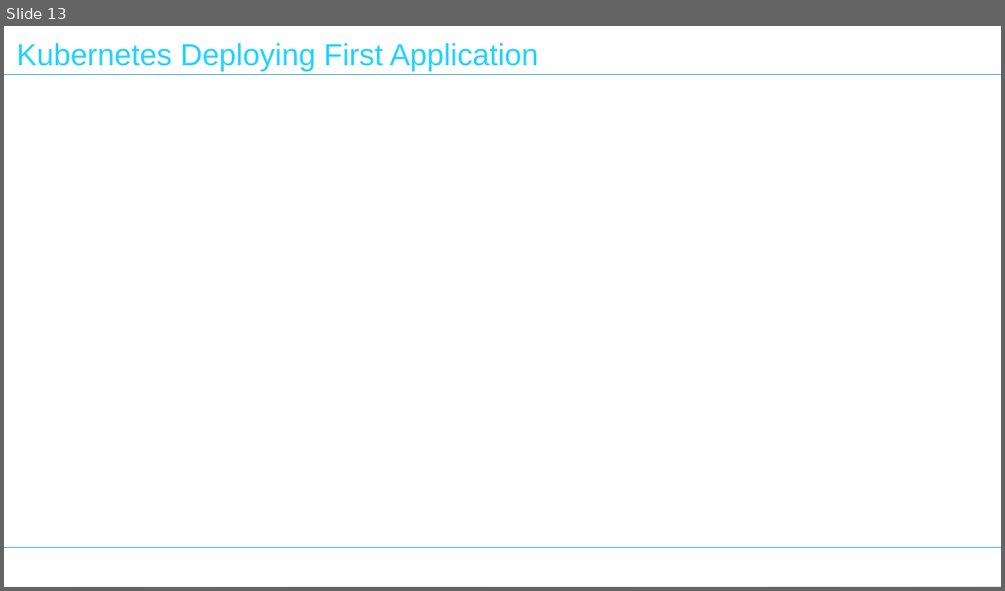
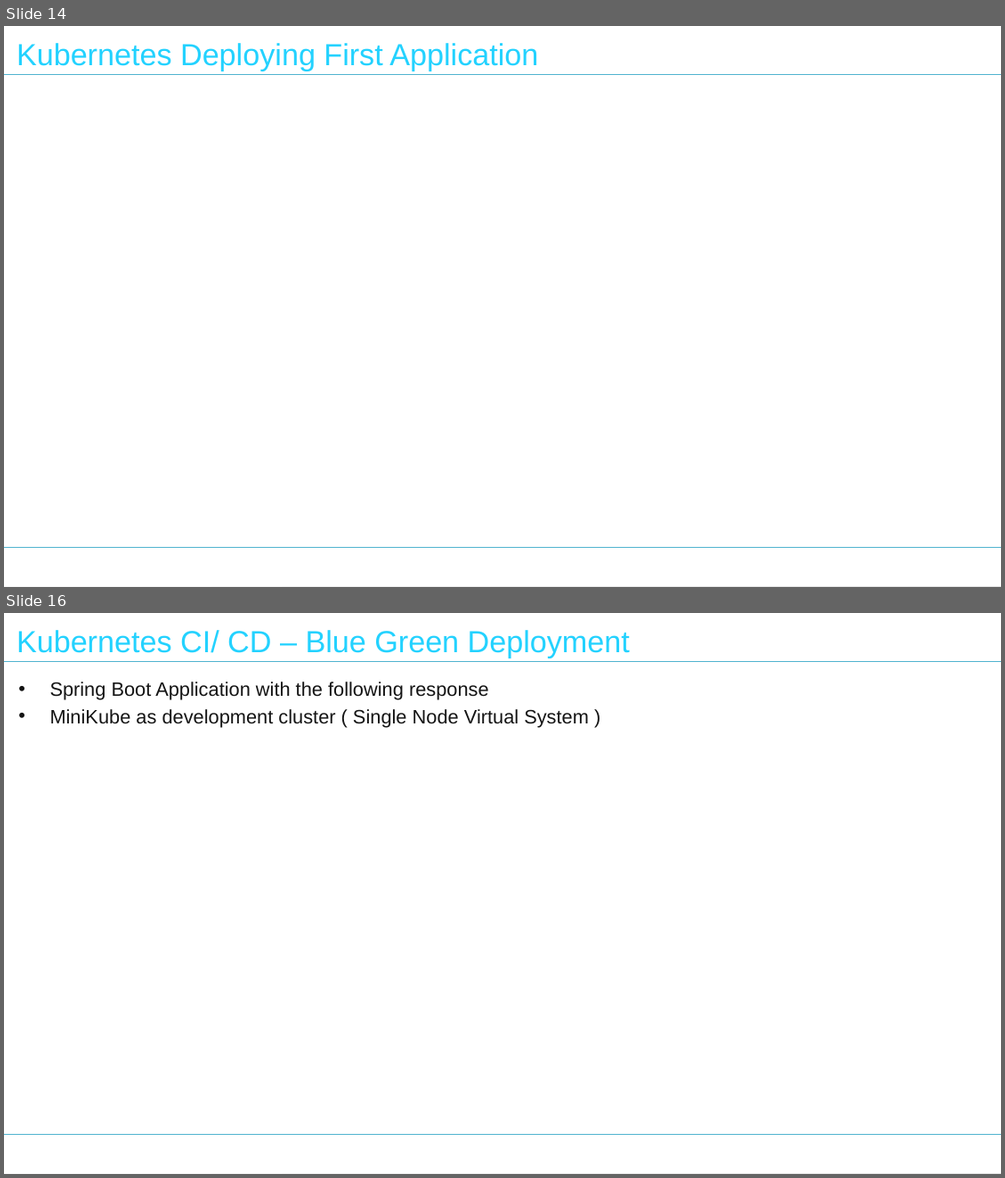
Before and after one commit to nilaybose/minikubedemo, a slide deck: Tech Talk - Kubernetes.pptx. Shown one above the other, each under a label of ours: slide 13 before the commit, slides 14 and 16 after it; the slides between them are not shown. The pictures are 1005x591 and 1005x1178 pixels, drawn with LibreOffice and Linux fonts; fonts in the diff are those of the drawing; background and template pictures are left out. Boxes give left, top, right and bottom in pixels: in the first picture for what was removed or moved away, otherwise in the second. Text is boxed around its words. In the diff, an @@ line names an element or a change of style, - is before the commit and + after.

```diff
--- a/Tech Talk - Kubernetes.pptx
+++ b/Tech Talk - Kubernetes.pptx
@@ slide 16 added at box(4, 613, 1001, 1174), background gradient #C4C4C4 to #C9C9C9 to #F2F2F2; not listed: 3 template elements that a slide beside it also shows @@
@@ title added at box(16, 630, 630, 657), 22 pt, text #23D2FF @@
+Kubernetes CI/ CD – Blue Green Deployment
@@ text added at box(50, 682, 589, 727), 14 pt, text #141414 @@
+• Spring Boot Application with the following response
+• MiniKube as development cluster ( Single Node Virtual System )
@@ what was slide 13 is now slide 14 @@
```
Also in this commit, not shown: 5 slides changed, 2 other slides added.
